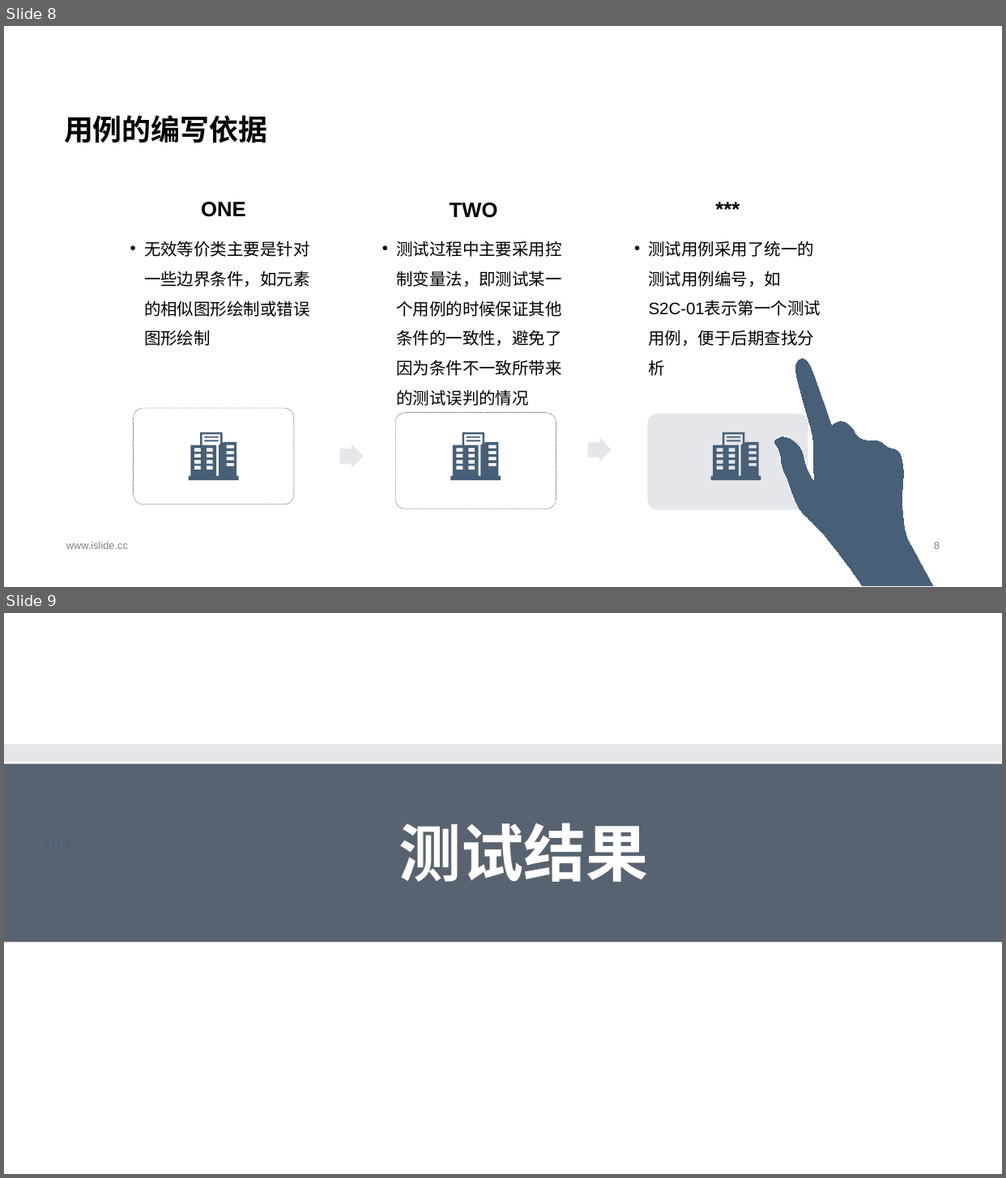
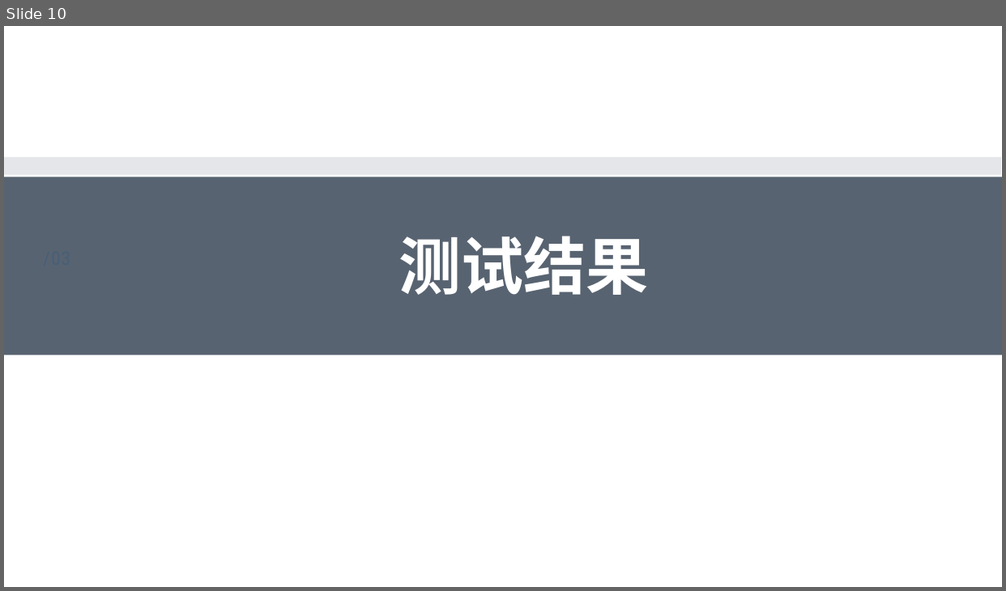
Before and after one commit to MSE-925/Sketch2codeTest, a slide deck: 现代软件工程最终(1).pptx. Shown one above the other, each under a label of ours: slides 8 and 9 before the commit, slide 10 after it. The pictures are 1006x1178 and 1006x591 pixels, drawn with LibreOffice and Linux fonts; fonts in the diff are those of the drawing; background and template pictures are left out. Boxes give left, top, right and bottom in pixels: in the first picture for what was removed or moved away, otherwise in the second. Text is boxed around its words. In the diff, an @@ line names an element or a change of style, - is before the commit and + after.

```diff
--- a/现代软件工程最终(1).pptx
+++ b/现代软件工程最终(1).pptx
@@ slide 8 removed at (4, 26, 1002, 587), background #FFFFFF @@
@@ title removed at (64, 115, 267, 143) @@
-用例的编写依据
@@ group removed at (134, 189, 935, 587): 9 freeform shapes, 6 texts @@
-ONE
-• 无效等价类主要是针对一些边界条件，如元素的相似图形绘制或错误图形绘制
-TWO
-• 测试过程中主要采用控制变量法，即测试某一个用例的时候保证其他条件的一致性，避免了因为条件不一致所带来的测试误判的情况
-***
-• 测试用例采用了统一的测试用例编号，如S2C-01表示第一个测试用例，便于后期查找分析
@@ text removed at (66, 542, 128, 549) @@
-www.islide.cc
@@ page number removed at (934, 542, 940, 549) @@
-8
@@ what was slide 9 is now slide 10 @@
```
Also in this commit, not shown: 6 slides changed, 22 slides added, 9 other slides removed, 1 other file.
